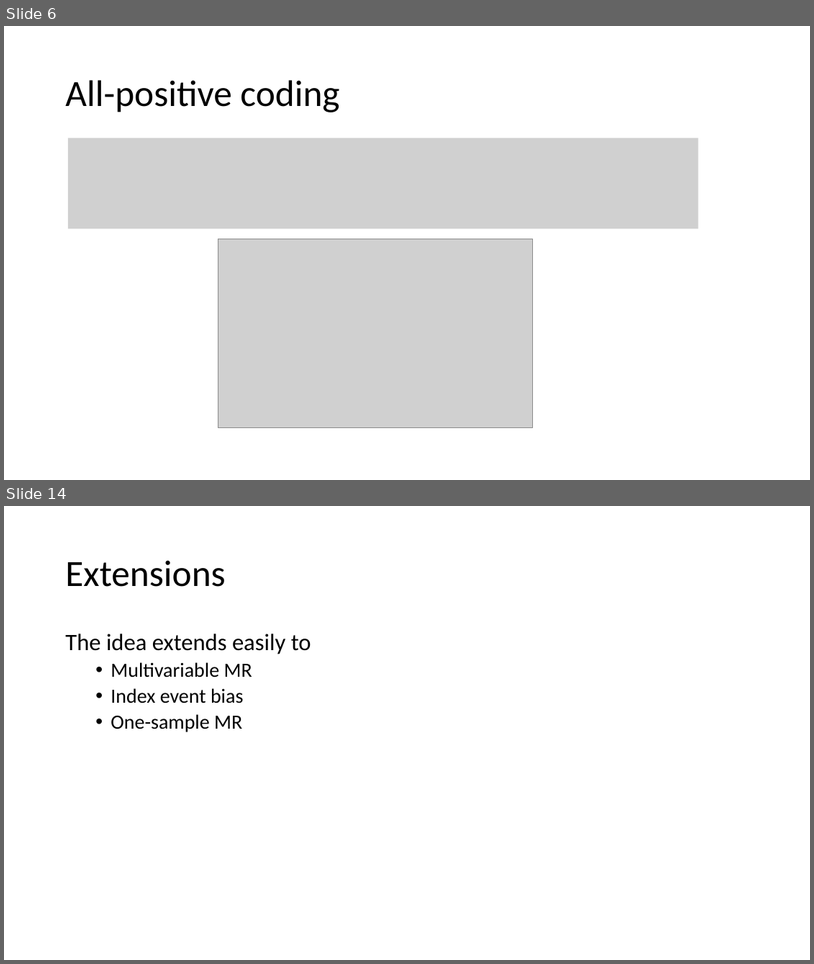
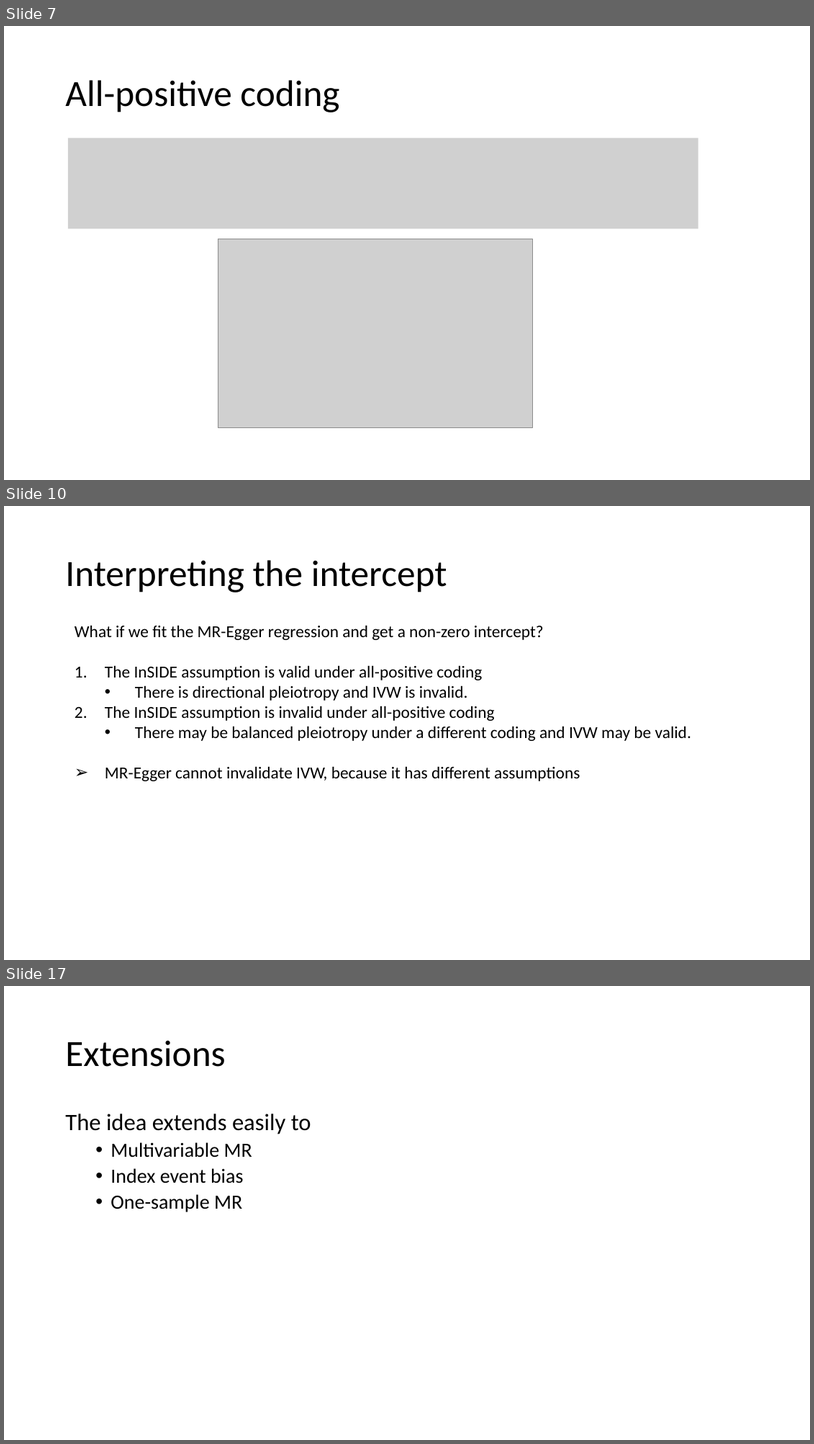
Before and after one commit to DudbridgeLab/mr-grip, a slide deck: GRIP.pptx. Shown one above the other, each under a label of ours: slides 6 and 14 before the commit, slides 7, 10 and 17 after it; the slides between them are not shown. The pictures are 814x964 and 814x1444 pixels, drawn with LibreOffice and Linux fonts; fonts in the diff are those of the drawing; grey boxes stand for pictures. Boxes give left, top, right and bottom in pixels: in the first picture for what was removed or moved away, otherwise in the second. Text is boxed around its words. In the diff, an @@ line names an element or a change of style, - is before the commit and + after.

```diff
--- a/GRIP.pptx
+++ b/GRIP.pptx
@@ slide 10 added at (4,506,810,960), background #FFFFFF @@
@@ title added at (65,560,448,592), 44 pt, text #000000 @@
+Interpreting the intercept
@@ text added at (75,625,692,781), 20 pt, text #000000 @@
+What if we fit the MR-Egger regression and get a non-zero intercept?
+1. The InSIDE assumption is valid under all-positive coding
+  • There is directional pleiotropy and IVW is invalid.
+2. The InSIDE assumption is invalid under all-positive coding
+  • There may be balanced pleiotropy under a different coding and IVW may be valid.
+➢ MR-Egger cannot invalidate IVW, because it has different assumptions
@@ what was slide 6 is now slide 7 @@
@@ what was slide 14 is now slide 17 @@
```
Also in this commit, not shown: 7 slides changed, 7 other slides added, 5 slides removed, 1 other file.
